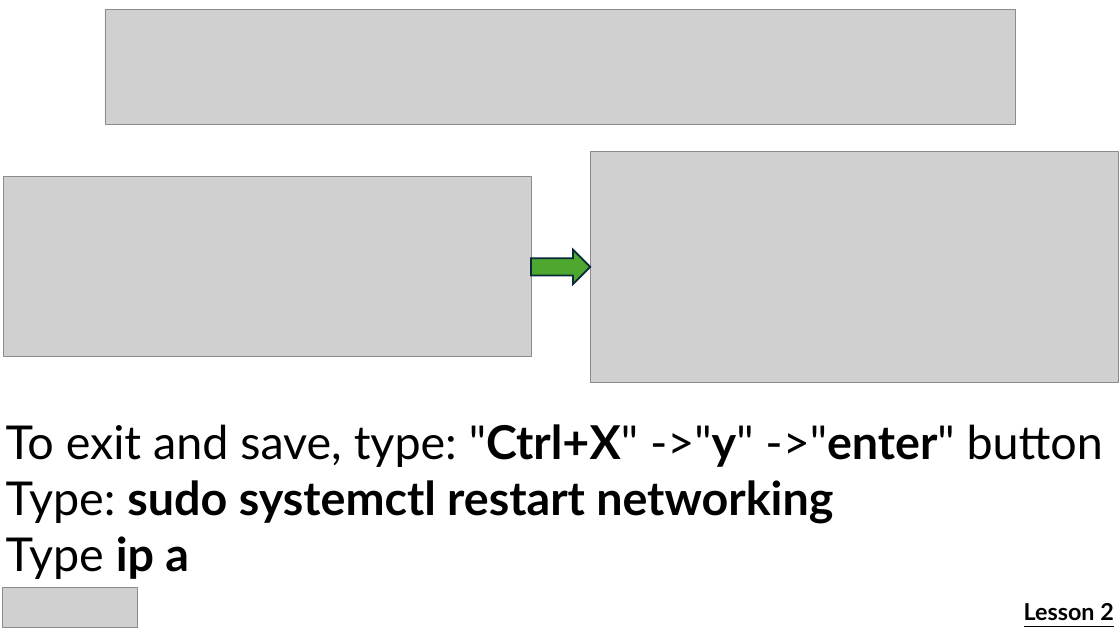
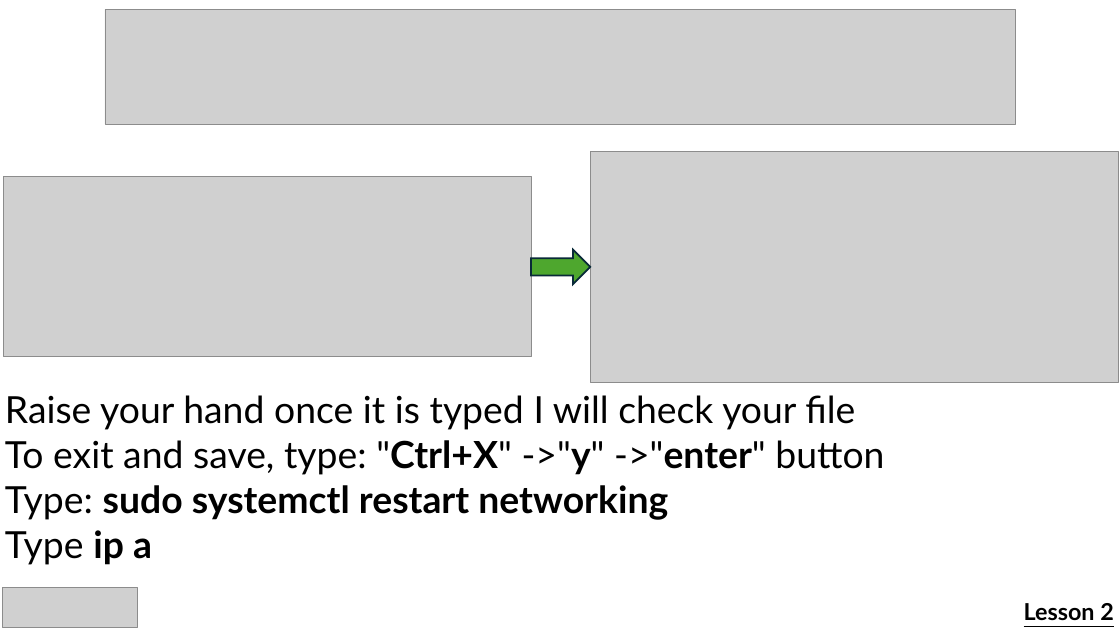
Before and after one commit to cadenkelly-lang/CyberSec-Networking-2026-REU, a slide deck: slide 32 of Module Content, End of Summer Presentation Content/Training Module Slides.pptx (slide 15 before the commit). Drawn at 1120x630 pixels with LibreOffice and Linux fonts; fonts in the diff are those of the drawing; grey boxes stand for pictures. Boxes give left, top, right and bottom in pixels: in the first picture for what was removed or moved away, otherwise in the second. Text is boxed around its words. In the diff, an @@ line names an element or a change of style, - is before the commit and + after.

```diff
--- a/Module Content, End of Summer Presentation Content/Training Module Slides.pptx
+++ b/Module Content, End of Summer Presentation Content/Training Module Slides.pptx
@@ text "Raise your hand once it ..." moved from (x1=6, y1=424, x2=1103, y2=579) to (x1=5, y1=395, x2=884, y2=565) @@
@@ text at (x1=5, y1=395, x2=855, y2=430): paragraph added @@
+Raise your hand once it is typed I will check your file
@@ text at (x1=5, y1=440, x2=884, y2=565): size 40 to 32 pt in "To exit and save, type: "Ctrl+X" ->"y" ...", "Type: sudo systemctl restart networking", "Type ip a" @@
```
Also in this commit, not shown: 9 other slides changed, 3 slides added, 1 slide removed, 1 other file.
